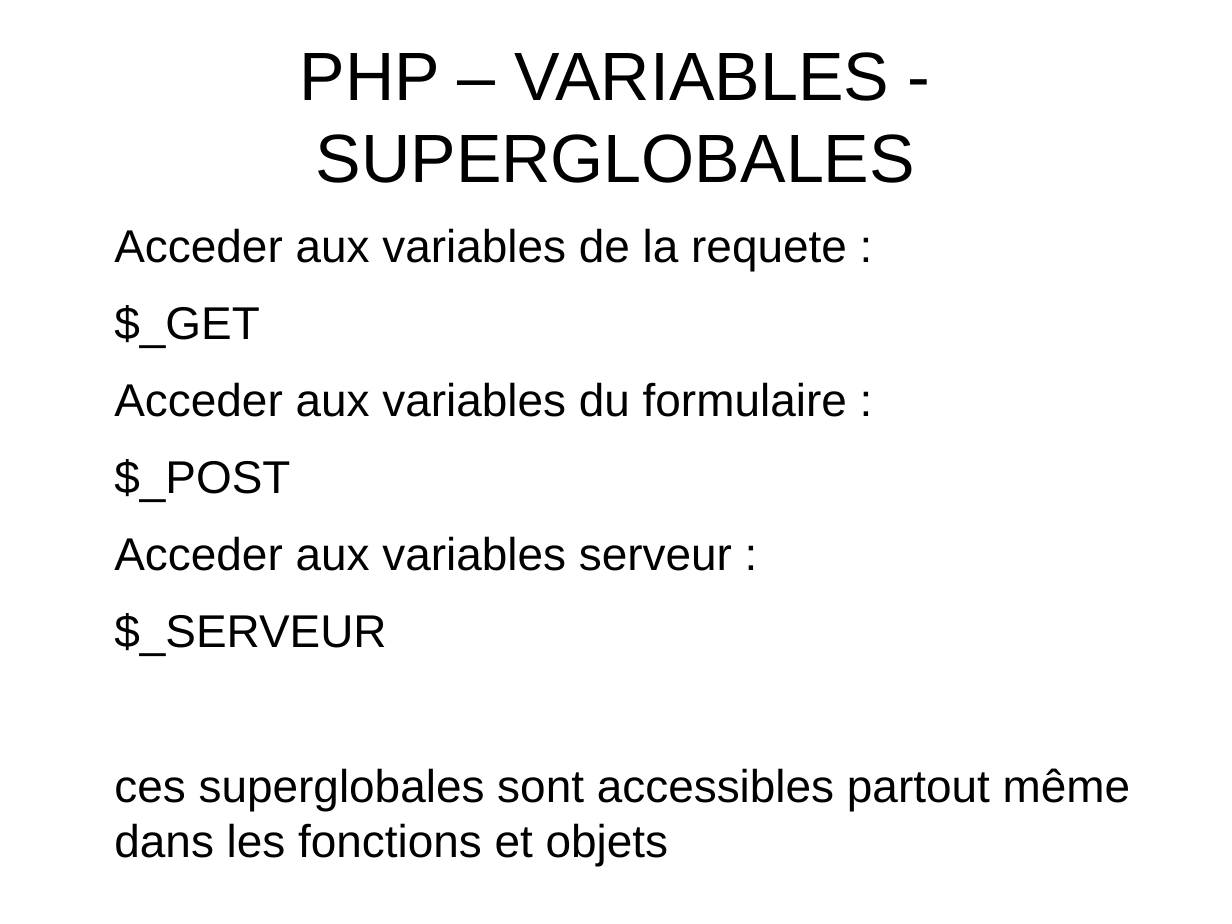
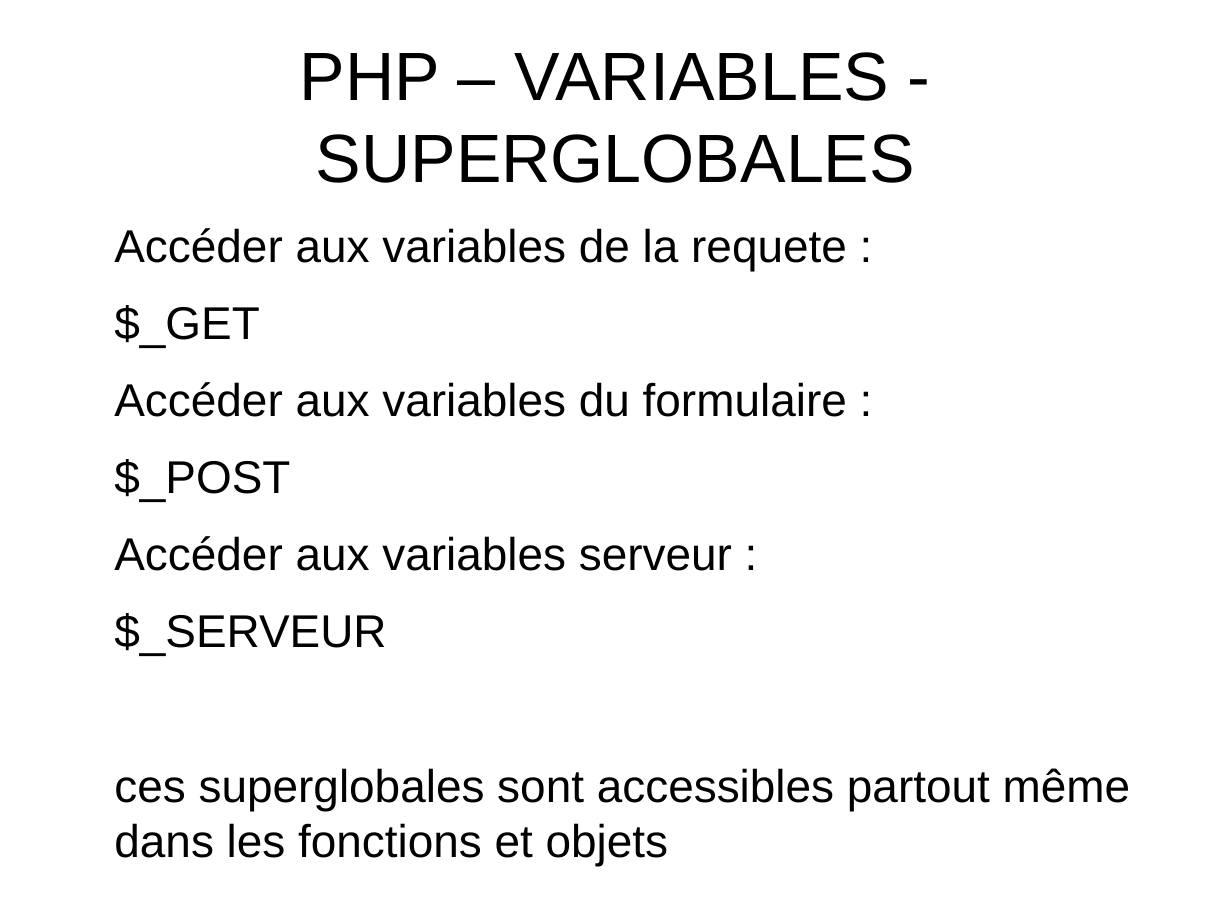
Before and after one commit to NicoM88/formation, a slide deck: slide 6 of PHP/formation.odp. Drawn at 1232x924 pixels with LibreOffice and Linux fonts; fonts in the diff are those of the drawing. Boxes give left, top, right and bottom in pixels: in the first picture for what was removed or moved away, otherwise in the second. Text is boxed around its words. In the diff, an @@ line names an element or a change of style, - is before the commit and + after.

```diff
--- a/PHP/formation.odp
+++ b/PHP/formation.odp
@@ text at [114,228,847,271]: text changed @@
-Acceder aux variables de la requete :
+Accéder aux variables de la requete :
@@ text at [114,382,847,417]: text changed @@
-Acceder aux variables du formulaire :
+Accéder aux variables du formulaire :
@@ text at [114,536,732,571]: text changed @@
-Acceder aux variables serveur :
+Accéder aux variables serveur :
```
Also in this commit, not shown: 1 slide added.
